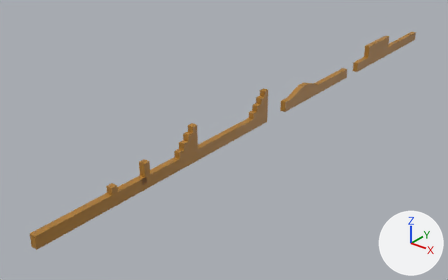
Before and after pictures for a commit that changed the OBJ model 2023_04_TeamProject/Resource/stage/stage.obj.
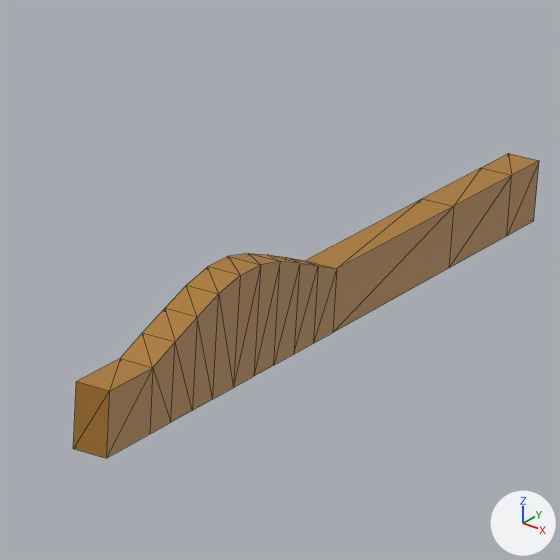
Each version appears first whole from a camera (50 mm lens) standing at (553.0, -510.0, 421.0) and looking at (-67.0, 265.0, -59.0), and next in a close-up on the part from 60% to 78% of the width and 16% to 45% of the height. The axes (+X, +Y, +Z) are drawn at lower right. The lights are the same throughout. The close-ups show mesh edges as thin lines. Where no turn or scale is listed for an object, it has been applied to the vertices.

The scene before the commit, as lines of its bpy script (objects in view):
```python
me_cube_002 = bpy.data.meshes.new('Cube.002')
me_cube_002.from_pydata(...)  # 200 vertices, 252 faces; spans x -5.0..5.0, y -178.0..908.0, z -14.0..45.0
me_cube_002.materials.append(mat_マテリアル)  # picture img_stage_png
ob_cube_002 = bpy.data.objects.new('Cube.002', me_cube_002)
ob_cube_002.location = (0.0, 0.0, 0.0)
```
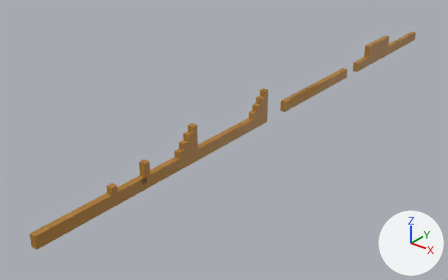
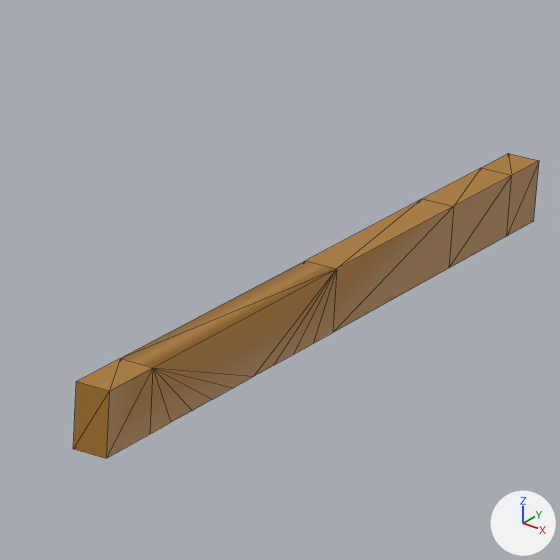
The newer file is also rescaled (x0.8) as a whole; pictures and numbers use the older file's frame.

Location of each change, [x1, y1, x2, y2] in pixels of the close-ups (560 x 560 px):
part 1 of me_cube_002, cut back
    before: [121, 253, 337, 422]
    after: [121, 261, 337, 422]

What changed in the scene script:
```text
Change me_cube_002:
    used by ob_cube_002; location = (0.0, 0.0, 0.0)
    remove me_cube_002.from_pydata(...)  # 200 vertices, 252 faces; spans x -5.0..5.0, y -178.0..908.0, z -14.0..45.0
    add me_cube_002.from_pydata(...)  # 184 vertices, 220 faces; spans x -5.0..5.0, y -178.0..908.0, z -14.0..45.0
    me_cube_002 part 1
    16 vertices are removed from x -5.0..5.0, y 377.0..448.0, z 9.0..18.0
    50 faces are deleted
    18 new faces join them
```
